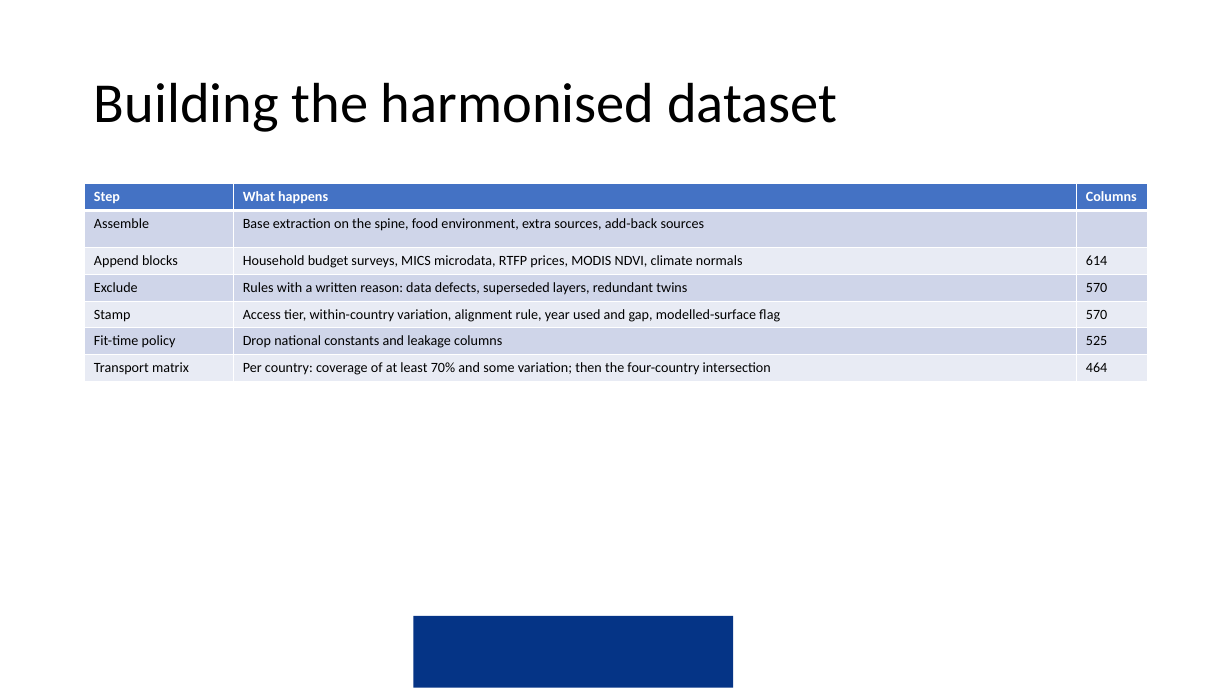
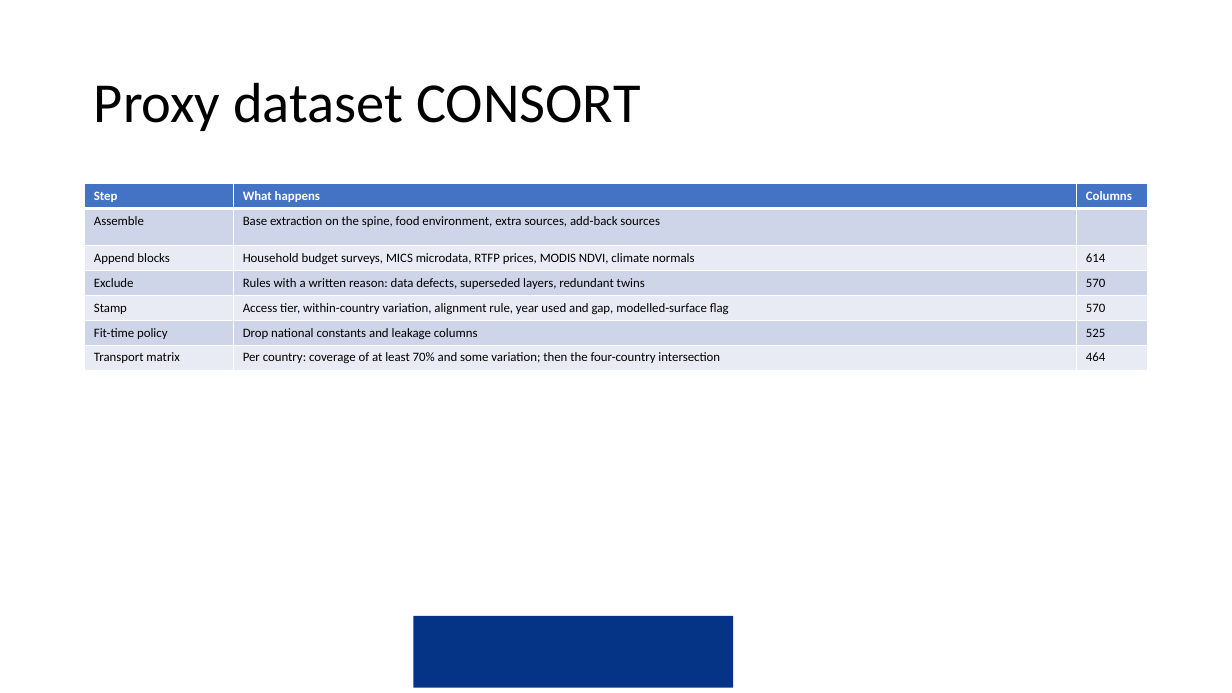
Before and after one commit to amertens/mn-prediction, a slide deck: slide 11 of docs/slides/MN-proxy-data-sources-2026-09.pptx (slide 8 before the commit). Drawn at 1232x693 pixels with LibreOffice and Linux fonts; fonts in the diff are those of the drawing; background and template pictures are left out. Boxes give left, top, right and bottom in pixels: in the first picture for what was removed or moved away, otherwise in the second. Text is boxed around its words. In the diff, an @@ line names an element or a change of style, - is before the commit and + after.

```diff
--- a/docs/slides/MN-proxy-data-sources-2026-09.pptx
+++ b/docs/slides/MN-proxy-data-sources-2026-09.pptx
@@ title at [94, 82, 640, 131]: text changed @@
-Building the harmonised dataset
+Proxy dataset CONSORT
@@ table at [85, 184, 1147, 369] @@
@@ size 11 to 10 pt @@
```
Also in this commit, not shown: 8 other slides changed, 10 slides added, 8 slides removed, 36 other files.
